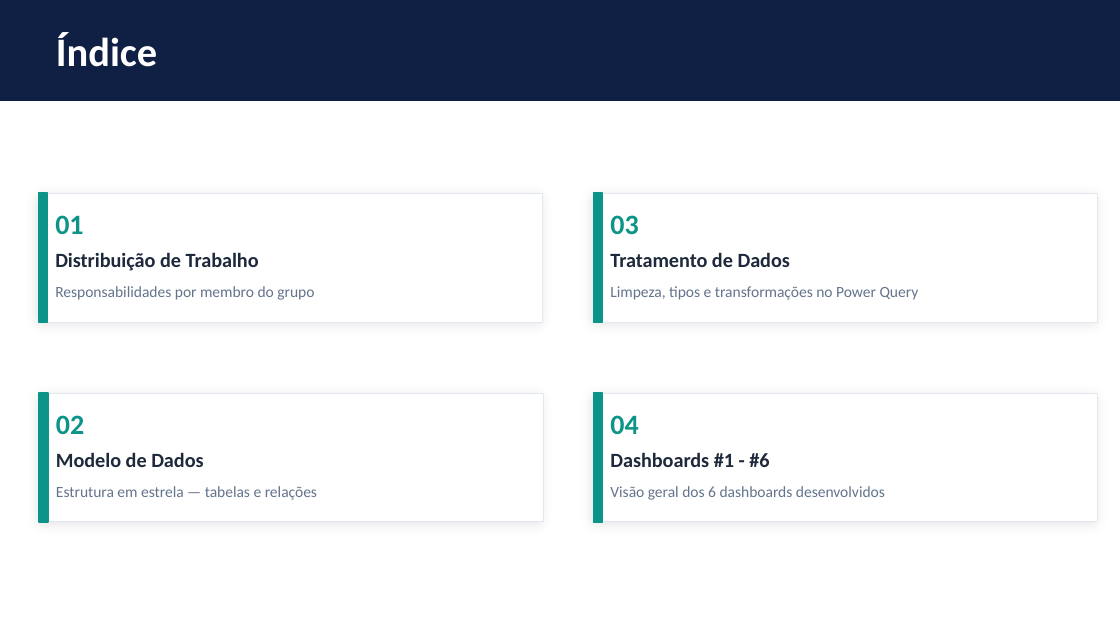
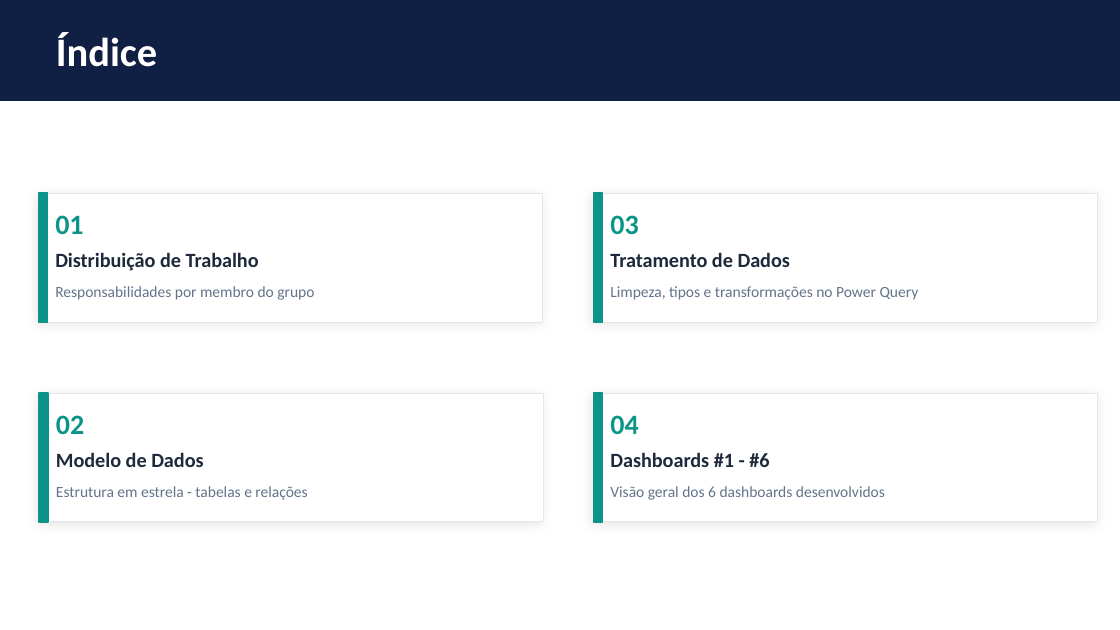
Before and after one commit to mariana13martins1-bit/INFOR, a slide deck: slide 2 of RetailMax_TP2_Apresentacao.pptx. Drawn at 1120x630 pixels with LibreOffice and Linux fonts; fonts in the diff are those of the drawing. Boxes give left, top, right and bottom in pixels: in the first picture for what was removed or moved away, otherwise in the second. Text is boxed around its words. In the diff, an @@ line names an element or a change of style, - is before the commit and + after.

```diff
--- a/RetailMax_TP2_Apresentacao.pptx
+++ b/RetailMax_TP2_Apresentacao.pptx
@@ text at <box>56,486,307,500</box>: text changed @@
-Estrutura em estrela — tabelas e relações
+Estrutura em estrela - tabelas e relações
```
Also in this commit, not shown: 8 other slides changed, 6 slides added, 2 slides removed, 1 other file.
